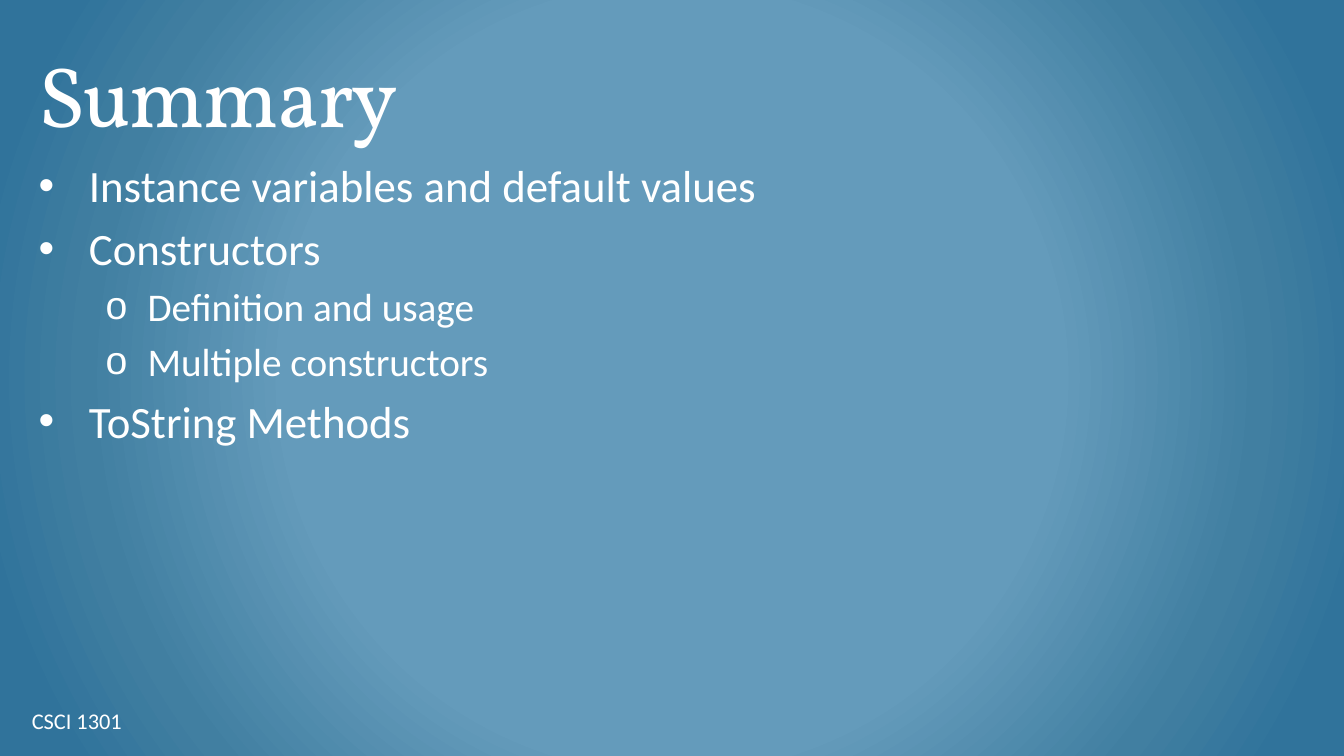
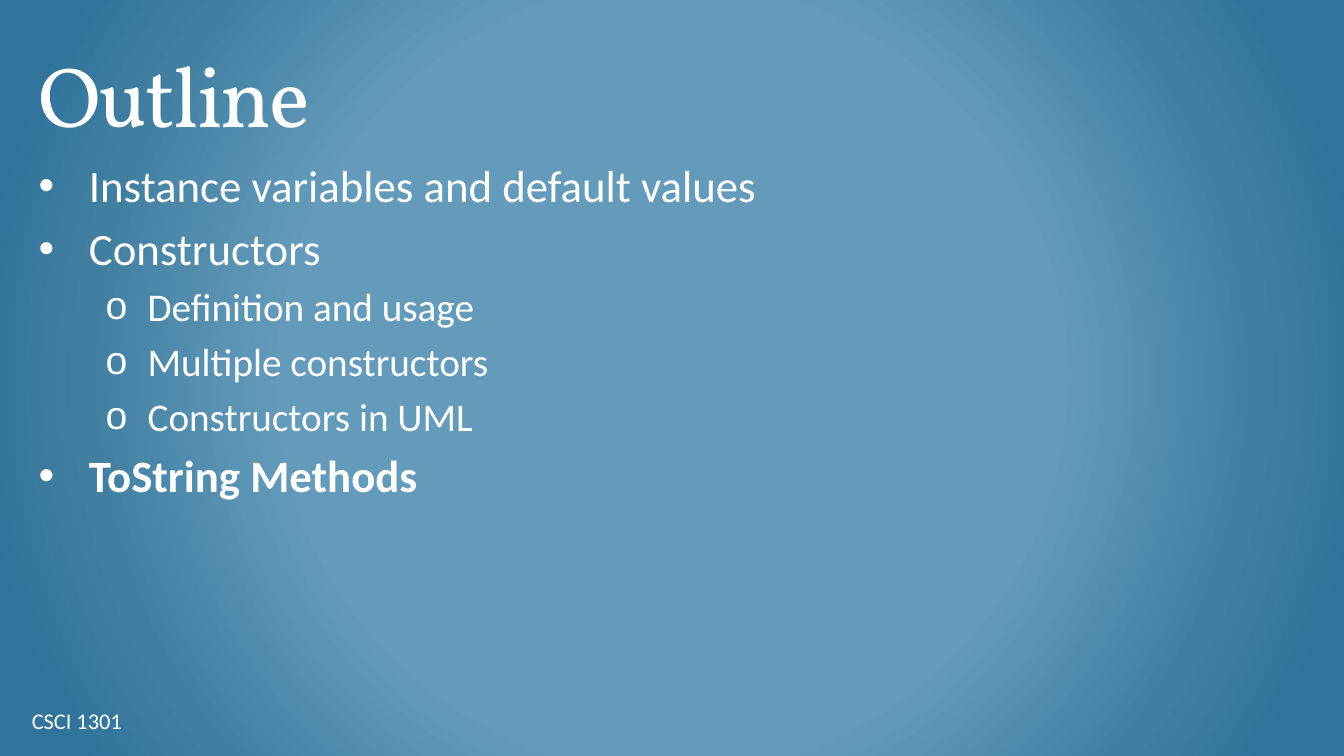
Before and after one commit to csci-1301/csci-1301.github.io, a slide deck: slide 25 of lectures/070_object_oriented_contd/Constructors-ToString.pptx (slide 24 before the commit). Drawn at 1344x756 pixels with LibreOffice and Linux fonts; fonts in the diff are those of the drawing; background and template pictures are left out. Boxes give left, top, right and bottom in pixels: in the first picture for what was removed or moved away, otherwise in the second. Text is boxed around its words. In the diff, an @@ line names an element or a change of style, - is before the commit and + after.

```diff
--- a/lectures/070_object_oriented_contd/Constructors-ToString.pptx
+++ b/lectures/070_object_oriented_contd/Constructors-ToString.pptx
@@ title at <box>39,66,311,128</box>: text changed @@
-Summary
+Outline
@@ text at <box>148,404,472,432</box>: paragraph added @@
+  o Constructors in UML
@@ text at <box>89,460,417,500</box>: bold on in "ToString Methods" @@
```
Also in this commit, not shown: 5 other slides changed, 6 slides added, 12 other files.
